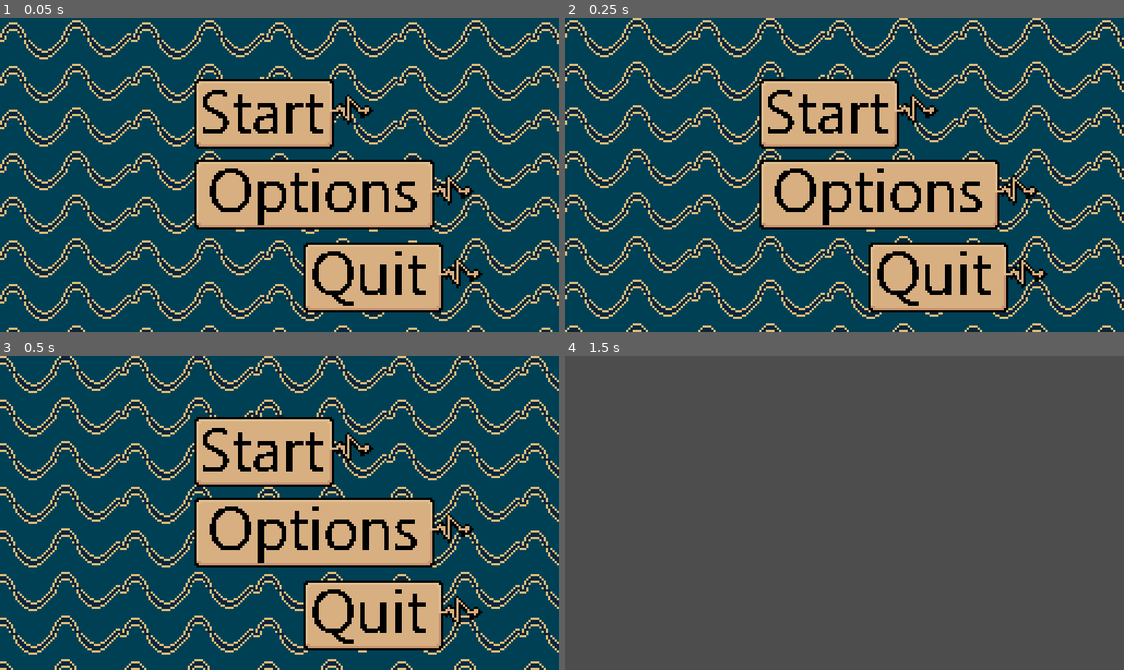
Above: before the commit, frames 1-4 (two rows, left to right).
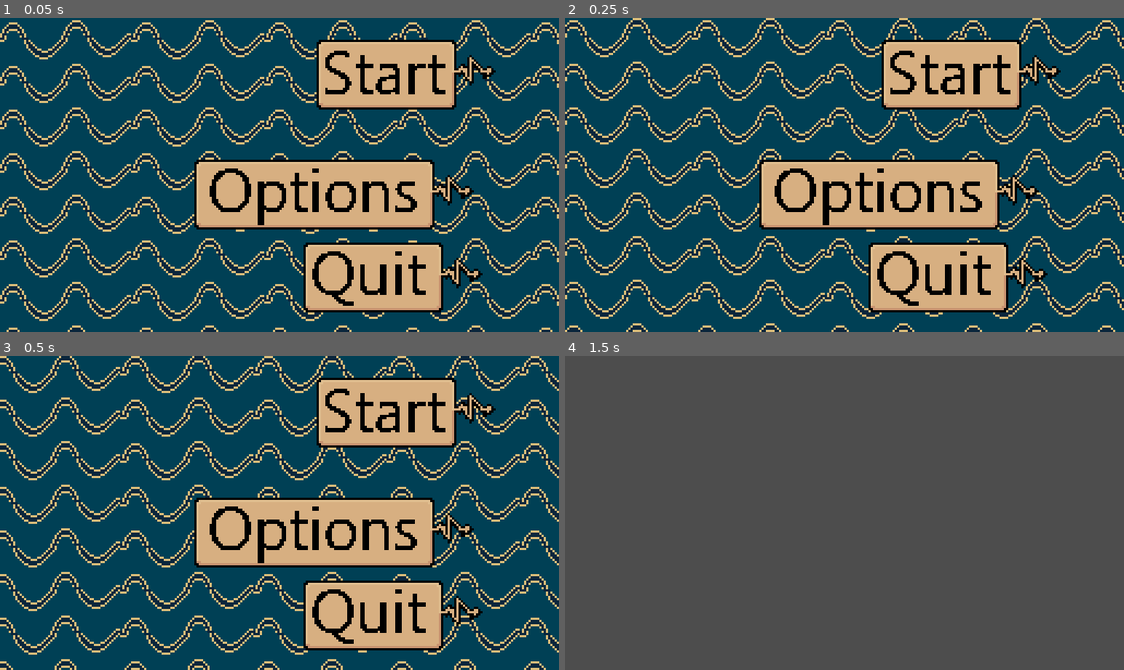
Above: after the commit, the same moments.

Repository: Zeis697538/Signalverarbeiung-Game
Game: Godot game, scene res://main_menu.tscn
The game is run twice, just before and just after one commit, with the same random seed, the same clock (stepped at 60 frames per second) and the same inputs. This scene is started directly instead of the project's main scene.
Inputs (mouse positions are in pixels of both pictures, inside the frame that each line leads up to; where the layout moved, square brackets give the same spot in the first picture):
- Up to frame 1 (0.05 s): no input
- Up to frame 2 (0.25 s): no input
- Up to frame 3 (0.5 s): no input
- Up to frame 4 (1.5 s): click (978, 412) [855, 453] at 0.5 s; tap Enter at 1.25 s

The runs differ from the first frame. In frame 1, 10% of the frame differs, in the area x 34-89%, y 6-42%; in frame 2, 10%; in frame 3, 10%; in frame 4, nothing differs.

Commit message:
start_moved

Diff:
--- a/main_menu.tscn
+++ b/main_menu.tscn
@@ -38,10 +38,10 @@
 
 [node name="Start" type="TextureButton" parent="Button_manager"]
 layout_mode = 0
-offset_left = 89.0
-offset_top = 28.0
-offset_right = 179.0
-offset_bottom = 60.0
+offset_left = 145.0
+offset_top = 10.0
+offset_right = 235.0
+offset_bottom = 42.0
 texture_normal = ExtResource("2_qe12f")
 texture_hover = ExtResource("5_dy7ct")
 
